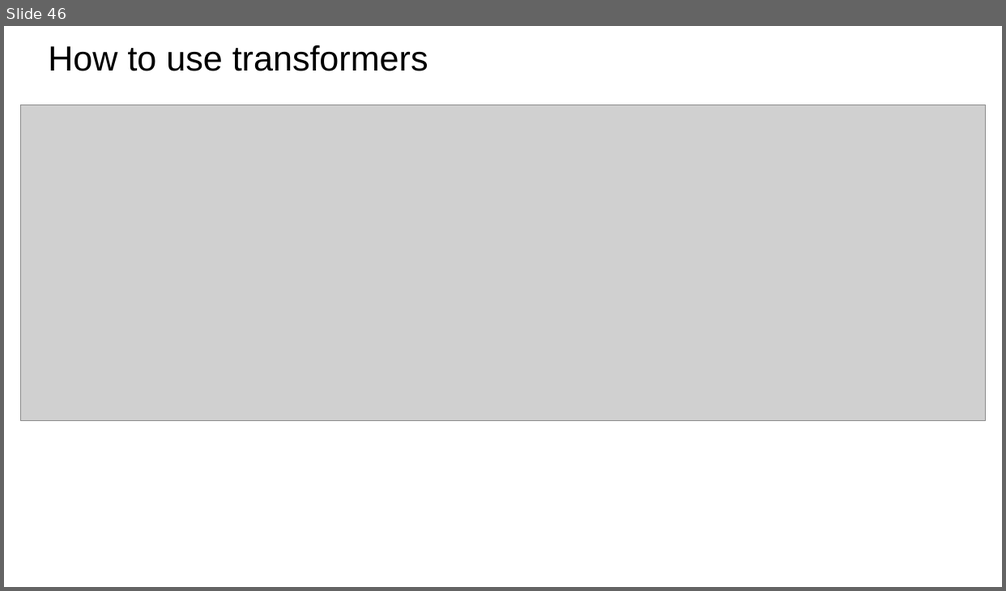
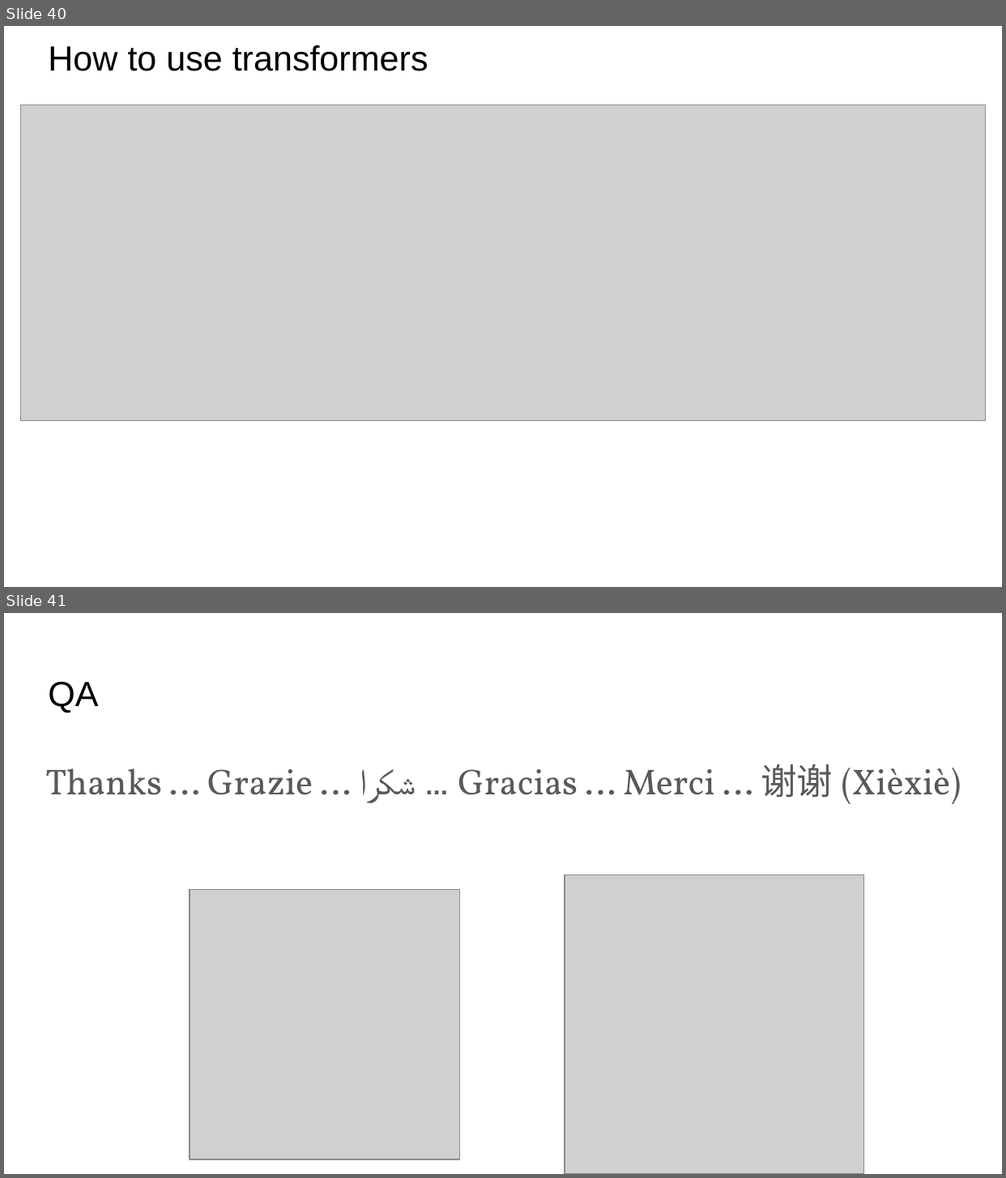
Before and after one commit to motazsaad/NLP-Master-2025, a slide deck: slides/NLP/06 Transformers.pptx. Shown one above the other, each under a label of ours: slide 46 before the commit, slides 40 and 41 after it. The pictures are 1006x591 and 1006x1178 pixels, drawn with LibreOffice and Linux fonts; fonts in the diff are those of the drawing; grey boxes stand for pictures. Boxes give left, top, right and bottom in pixels: in the first picture for what was removed or moved away, otherwise in the second. Text is boxed around its words. In the diff, an @@ line names an element or a change of style, - is before the commit and + after.

```diff
--- a/slides/NLP/06 Transformers.pptx
+++ b/slides/NLP/06 Transformers.pptx
@@ slide 41 added at (x1=4, y1=613, x2=1002, y2=1174), background #FFFFFF @@
@@ title added at (x1=48, y1=682, x2=98, y2=713), 25.2 pt, text #000000 @@
+QA
@@ text added at (x1=45, y1=764, x2=961, y2=804), 26 pt, text #595959 @@
+Thanks … Grazie … شكرا … Gracias … Merci … 谢谢 (Xièxiè)
@@ picture added at (x1=565, y1=875, x2=864, y2=1174) @@
@@ picture added at (x1=189, y1=889, x2=460, y2=1160) @@
@@ what was slide 46 is now slide 40 @@
```
Also in this commit, not shown: 2 slides changed, 5 other slides added, 12 slides removed, 2 other files.
